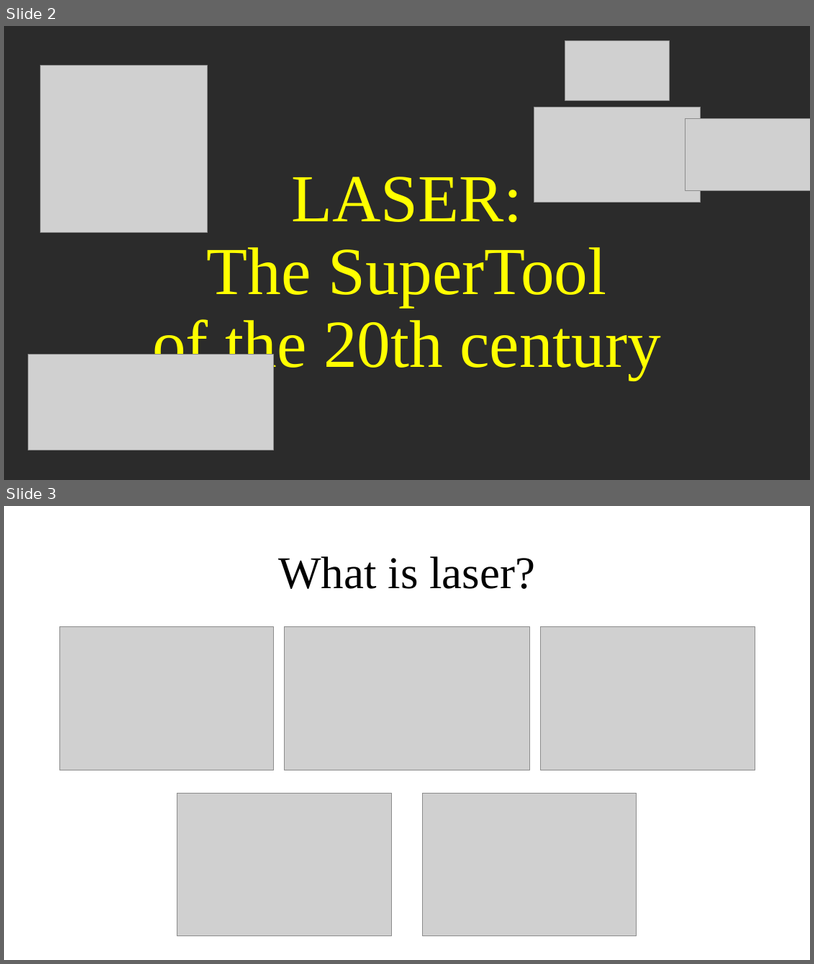
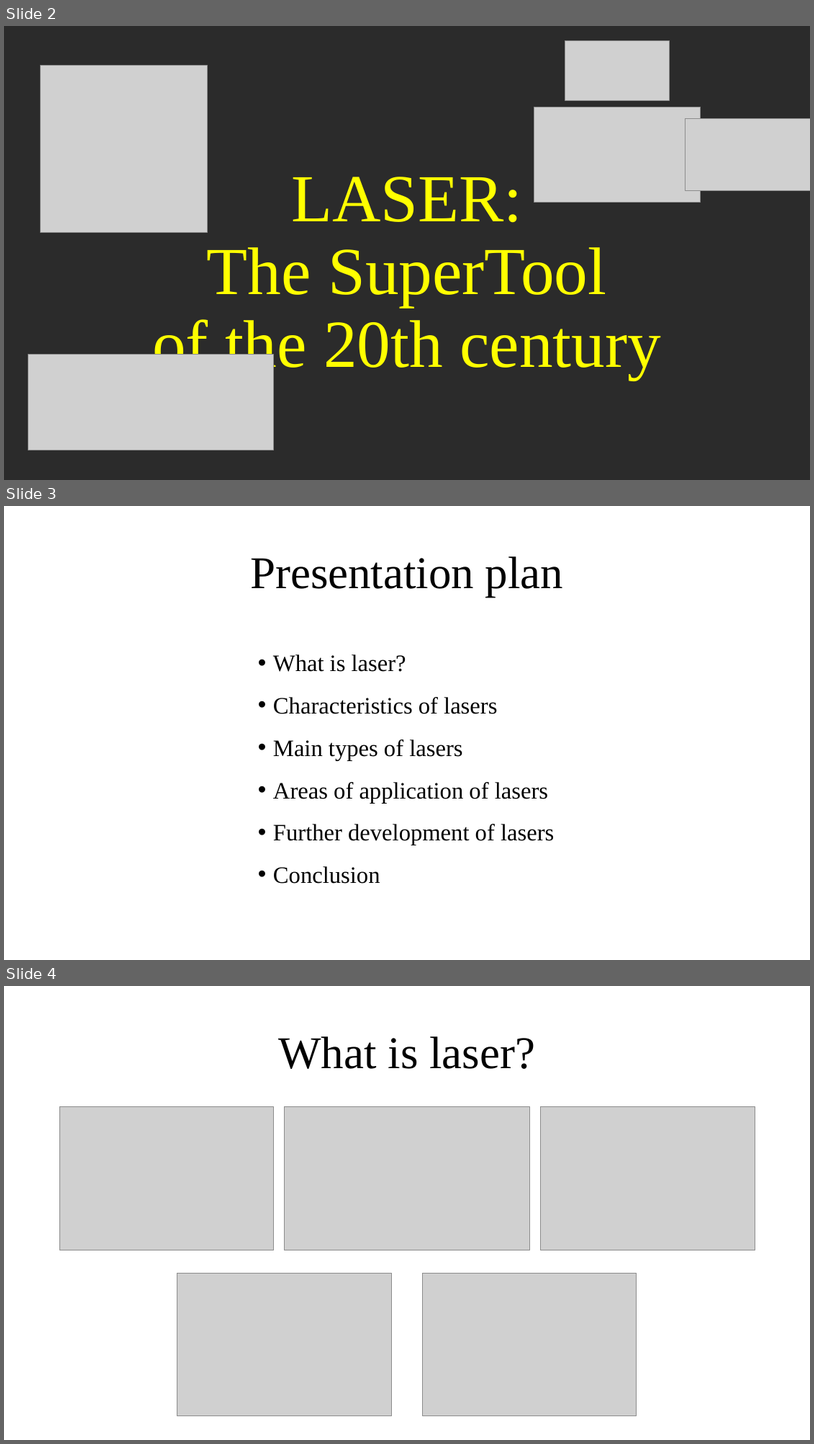
Before and after one commit to KeroDeep/Education, a slide deck: Novosibirsk_State_University/Английский язык/7 семестр/Homework/All about lasers.pptx. Shown one above the other, each under a label of ours: slides 2 and 3 before the commit, slides 2, 3 and 4 after it. The pictures are 814x964 and 814x1444 pixels, drawn with LibreOffice and Linux fonts; fonts in the diff are those of the drawing; grey boxes stand for pictures; background and template pictures are left out; a plain dark background stands for a picture behind light text. Boxes give left, top, right and bottom in pixels: in the first picture for what was removed or moved away, otherwise in the second. Text is boxed around its words. In the diff, an @@ line names an element or a change of style, - is before the commit and + after.

```diff
--- a/Novosibirsk_State_University/Английский язык/7 семестр/Homework/All about lasers.pptx
+++ b/Novosibirsk_State_University/Английский язык/7 семестр/Homework/All about lasers.pptx
@@ slide 3 added at (4,506,810,960), background #FFFFFF @@
@@ title added at (250,556,563,597), 54 pt, text #000000 @@
+Presentation plan
@@ text added at (273,654,554,883), 28 pt, text #000000 @@
+• What is laser?
+• Characteristics of lasers
+• Main types of lasers
+• Areas of application of lasers
+• Further development of lasers
+• Conclusion
@@ what was slide 3 is now slide 4 @@
```
Also in this commit, not shown: 1 other slide added, 7 other files.
